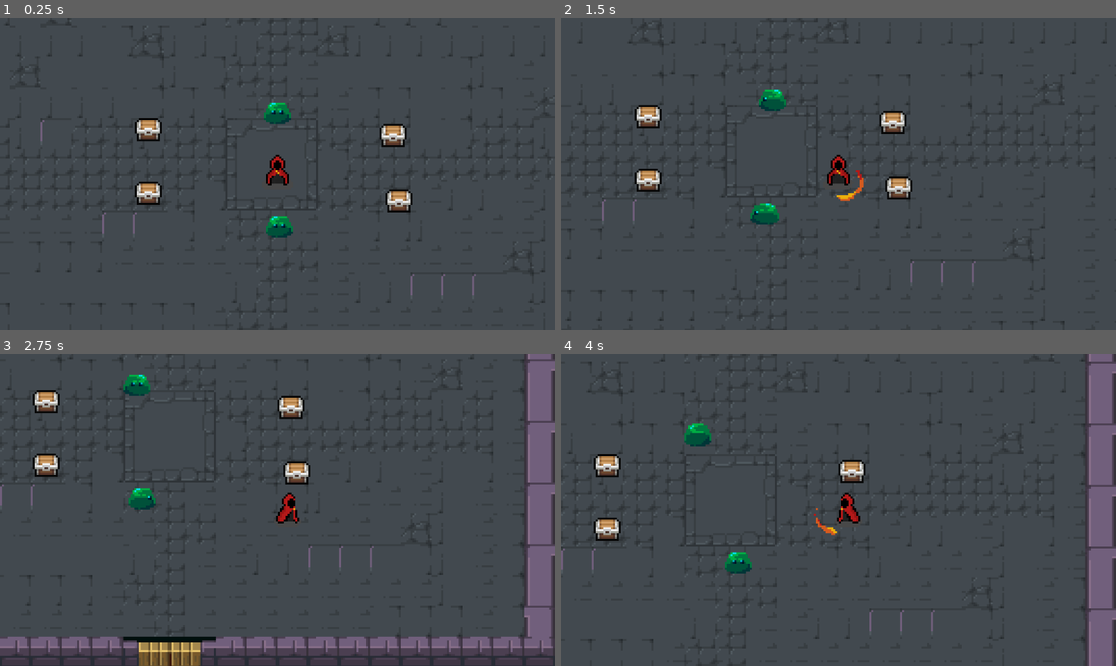
Above: before the commit, frames 1-4 (two rows, left to right).
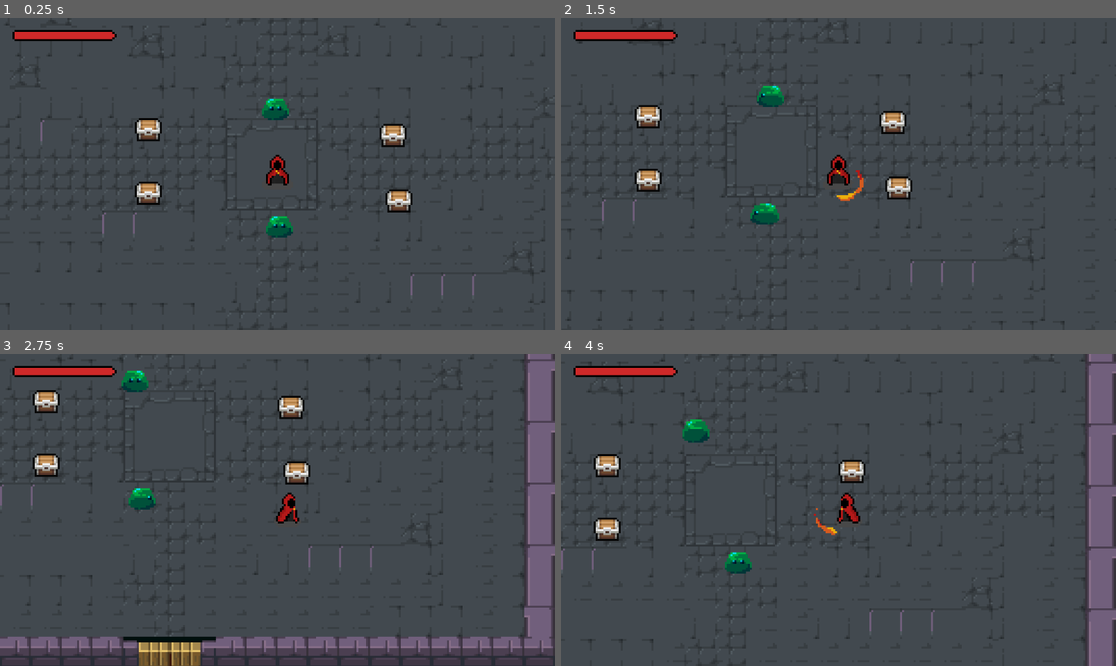
Above: after the commit, the same moments.

Repository: AmanSong/PixelGame
Game: Godot game, scene res://scenes/game.tscn
Same seed, same stepped clock (60 frames per second), same inputs: the game is played once before the commit and once after it.
Inputs:
- Up to frame 1 (0.25 s): no input
- Up to frame 2 (1.5 s): hold D (Right) 0.53-1.28 s; tap F (FlameSlash) at 0.6, 1.35 s; hold S (Down) from 1.28 s (still down)
- Up to frame 3 (2.75 s): release S (Down) at 2.03 s; hold D (Right) from 2.03 s (still down); tap Space (MagicMissile) at 2.1 s; tap F (FlameSlash) at 2.3 s
- Up to frame 4 (4 s): release D (Right) at 2.78 s; hold W (Up) 2.78-3.53 s; tap F (FlameSlash) at 2.85, 3.6 s; hold A (Left) from 3.53 s (still down)

The runs differ from the first frame. In frame 1, 0.9% of the frame differs, in the area x 2-53%, y 3-35%; in frame 2, 0.9%; in frame 3, 0.9%; in frame 4, 0.9%.

Commit message:
added health bar

Diff:
--- /dev/null
+++ b/GUI/player_hud/player_hud.gd
@@ -0,0 +1,16 @@
+extends CanvasLayer
+
+@onready var health_bar = $Control/Health_Bar
+
+func _ready():
+	pass
+
+func update_health(_hp: int, _max_hp: int) -> void:
+	print(_hp)
+	health_bar.max_value = _max_hp
+	health_bar.value = _hp
+	pass
+
+func update_max_health(_max_hp: int) -> void:
+	health_bar.max_value = _max_hp
+	pass
--- /dev/null
+++ b/GUI/player_hud/player_hud.tscn
@@ -0,0 +1,28 @@
+[gd_scene load_steps=4 format=3 uid="uid://b3sod2bhnae2n"]
+
+[ext_resource type="Script" uid="uid://c8ym2x3vqiufn" path="res://GUI/player_hud/player_hud.gd" id="1_alx7a"]
+[ext_resource type="Texture2D" uid="uid://bphfuo6a310fv" path="res://GUI/player_hud/HP_BarBackground.png" id="2_oghrr"]
+[ext_resource type="Texture2D" uid="uid://ctvrlx0aohhsr" path="res://GUI/player_hud/HP_Bar.png" id="3_4b3j6"]
+
+[node name="PlayerHud" type="CanvasLayer"]
+script = ExtResource("1_alx7a")
+
+[node name="Control" type="Control" parent="."]
+layout_mode = 3
+anchors_preset = 15
+anchor_right = 1.0
+anchor_bottom = 1.0
+grow_horizontal = 2
+grow_vertical = 2
+
+[node name="Health_Bar" type="TextureProgressBar" parent="Control"]
+layout_mode = 1
+offset_left = 19.0
+offset_top = -85.0
+offset_right = 249.0
+offset_bottom = 166.0
+nine_patch_stretch = true
+stretch_margin_left = 7
+stretch_margin_right = 7
+texture_under = ExtResource("2_oghrr")
+texture_progress = ExtResource("3_4b3j6")
--- a/project.godot
+++ b/project.godot
@@ -18,6 +18,7 @@
 
 LevelManager="*res://00_Globals/GlobalLevelManager.gd"
 PlayerManager="*res://00_Globals/GlobalPlayerManager.gd"
+PlayerHud="*res://GUI/player_hud/player_hud.tscn"
 
 [input]
 
--- /dev/null
+++ b/scenes/Levels/Dungeon1.tscn
@@ -0,0 +1,3 @@
+[gd_scene format=3 uid="uid://baubwcafv3bsc"]
+
+[node name="Dungeon1" type="Node2D"]
--- a/scenes/PlayerScenes/player.tscn
+++ b/scenes/PlayerScenes/player.tscn
@@ -12,6 +12,7 @@
 [ext_resource type="Script" uid="uid://cawmae55wmt7q" path="res://components/HitBox/hit_box.gd" id="10_mn5bn"]
 [ext_resource type="Script" uid="uid://d4lwg1yu716gf" path="res://scripts/PlayerScripts/states/cast_spell_state.gd" id="11_4l83k"]
 [ext_resource type="AudioStream" uid="uid://cukn6yafdin5a" path="res://assets/audio/hit_player.wav" id="11_idnm7"]
+[ext_resource type="PackedScene" uid="uid://bwjm18jwrq86f" path="res://components/HurtBox/Slash_HurtBox.tscn" id="13_x6jsc"]
 
 [sub_resource type="AtlasTexture" id="AtlasTexture_ujl30"]
 atlas = ExtResource("2_tuyoq")
@@ -502,3 +503,7 @@
 libraries = {
 &"": SubResource("AnimationLibrary_p1lb1")
 }
+
+[node name="Slash_HurtBox" parent="." instance=ExtResource("13_x6jsc")]
+position = Vector2(0, 11)
+monitoring = false
--- a/scenes/game.tscn
+++ b/scenes/game.tscn
@@ -1,7 +1,7 @@
 [gd_scene load_steps=5 format=4 uid="uid://bs6kqyjpfmxug"]
 
 [ext_resource type="PackedScene" uid="uid://o48cu05yiwch" path="res://scenes/PlayerScenes/player.tscn" id="2_lnu2h"]
-[ext_resource type="PackedScene" uid="uid://b3k2gvqt1or4m" path="res://scenes/TileMaps/Nexus.tscn" id="2_yqjtg"]
+[ext_resource type="PackedScene" uid="uid://b3k2gvqt1or4m" path="res://scenes/Levels/Nexus.tscn" id="2_yqjtg"]
 [ext_resource type="PackedScene" uid="uid://df4lgo5kjhlmu" path="res://scenes/Objects/Chest.tscn" id="3_lnu2h"]
 [ext_resource type="PackedScene" uid="uid://dfi6nxu64a2no" path="res://scenes/Enemies/slime.tscn" id="4_lbhrr"]
 
@@ -27,7 +27,7 @@
 position = Vector2(263, 104)
 
 [node name="Slime" parent="." instance=ExtResource("4_lbhrr")]
-position = Vector2(203, 94)
+position = Vector2(202, 92)
 motion_mode = 1
 
 [node name="Slime2" parent="." instance=ExtResource("4_lbhrr")]
--- a/scripts/playerScripts/player.gd
+++ b/scripts/playerScripts/player.gd
@@ -81,7 +81,8 @@
 	pass
 
 func update_health(delta : int) -> void:
-	health = clampi(health + delta, 0, max_health)
+	health = clamp(health + delta, 0, max_health)
+	PlayerHud.update_health(health, max_health)
 	pass
 
 func make_invunerable(_duration : float = 1.0) -> void:
--- a/scripts/playerScripts/states/cast_spell_state.gd
+++ b/scripts/playerScripts/states/cast_spell_state.gd
@@ -2,15 +2,15 @@
 
 @export var flameSlash_sound: AudioStream
 @export var missile_cooldown: float = 1.5
+@export var Damage : float
 
 # generic slash hurtbox (can be re-used for close range attacks)
-const SLASH_HURT_BOX = preload("res://components/HurtBox/Slash_HurtBox.tscn")
-
 const MAGIC_MISSILE = preload("res://scenes/PlayerScenes/MagicMissile.tscn")
 
 var attacking: bool = false
 var can_cast: bool = true
 
+@onready var slash_hurt_box = $"../../Slash_HurtBox"
 @onready var move: State = $"../Move"
 @onready var idle: State = $"../Idle"
 @onready var player_sprite: AnimatedSprite2D = $"../../PlayerSprite"
@@ -39,7 +39,11 @@
 	audio.play()
 
 	await get_tree().create_timer(0.075).timeout
-	spawn_slash_hurtbox()
+	slash_hurt_box.monitoring = true
+
+	slash_hurt_box.global_position = player.global_position + (player.cardinal_direction * 7)
+	slash_hurt_box.global_rotation_degrees = rad_to_deg(player.cardinal_direction.angle())
+
 
 func cast_magic_missile():
 	if !can_cast:
@@ -59,13 +63,7 @@
 
 	get_tree().create_timer(missile_cooldown).timeout.connect(_reset_spell_casting)
 
-func spawn_slash_hurtbox():
-	var hurtbox = SLASH_HURT_BOX.instantiate()
-	hurtbox.global_position = player.global_position + (player.cardinal_direction * 7)
-	hurtbox.global_rotation_degrees = rad_to_deg(player.cardinal_direction.angle())
 
-	get_parent().add_child(hurtbox)
-	get_tree().create_timer(0.3).timeout.connect(hurtbox.queue_free)
 
 func _reset_spell_casting():
 	can_cast = true
@@ -89,4 +87,5 @@
 	return null
 
 func end_attack():
+	slash_hurt_box.monitoring = false
 	attacking = false
Binary file added: GUI/player_hud/HP_Bar.png
Not shown, added: GUI/player_hud/HP_Bar.png.import
Binary file added: GUI/player_hud/HP_BarBackground.png
Not shown, added: GUI/player_hud/HP_BarBackground.png.import
Binary file added: GUI/player_hud/MP_Bar.png
Not shown, added: GUI/player_hud/MP_Bar.png.import
Binary file added: GUI/player_hud/MP_BarBackground.png
Not shown, added: GUI/player_hud/MP_BarBackground.png.import
Not shown, added: GUI/player_hud/player_hud.gd.uid
Renamed: scenes/TileMaps/Nexus.tscn -> scenes/Levels/Nexus.tscn
Not shown: 1 places in scenes/PlayerScenes/player.tscn that only renumber resources
